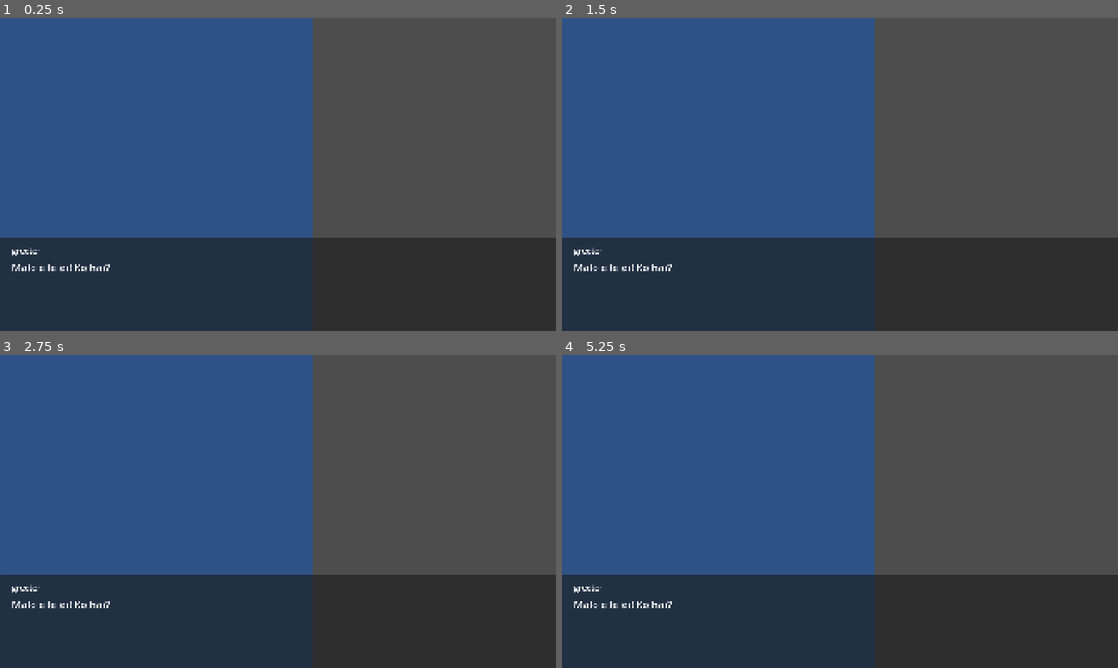
Above: before the commit, frames 1-4 (two rows, left to right).
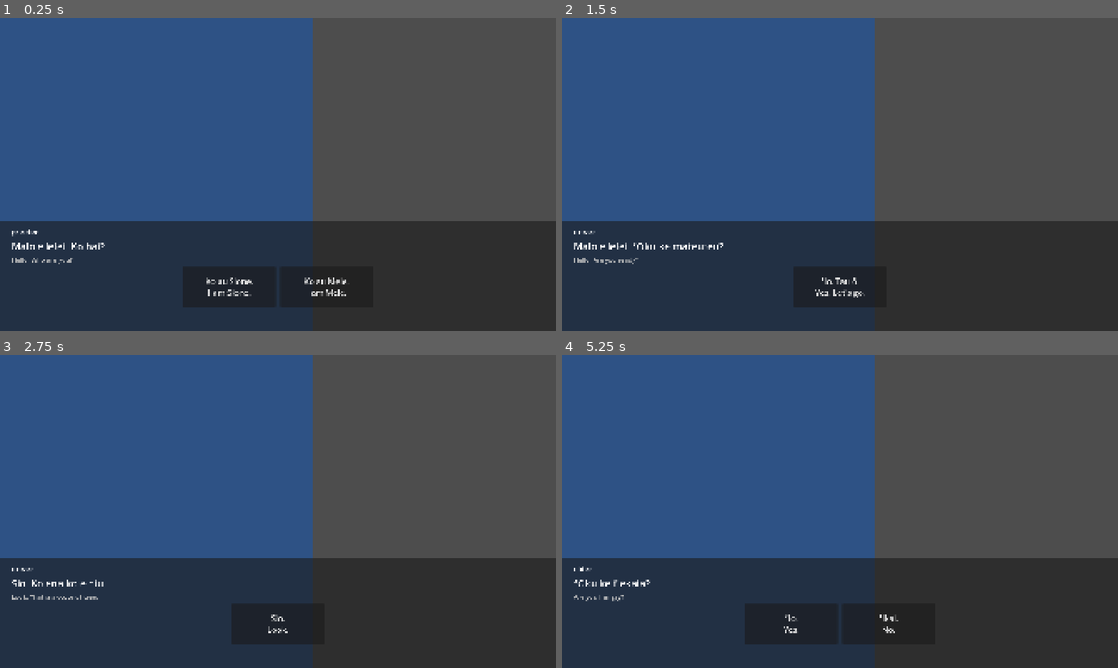
Above: after the commit, the same moments.

Repository: stackmochris/tongan-wedding-scroller
Game: Godot game, scene res://scenes/main.tscn
The game is run twice, just before and just after one commit, with the same random seed, the same clock (stepped at 60 frames per second) and the same inputs.
Inputs (mouse positions are in pixels of both pictures, inside the frame that each line leads up to):
- Up to frame 1 (0.25 s): no input
- Up to frame 2 (1.5 s): click (789, 287) at 0.5 s, where only the run after the commit has a clickable "Ko au Sione. I am Sione."; click (840, 287) at 1.25 s, where only the run after the commit has a clickable "Mālō. Thank you."
- Up to frame 3 (2.75 s): click (278, 624) at 2 s, where only the run after the commit has a clickable "ʻIo. Tau ō. Yes. Let's go."
- Up to frame 4 (5.25 s): click (840, 624) at 2.75 s, where only the run after the commit has a clickable "Sio. Look."; click (840, 624) at 3.5 s, where only the run after the commit has a clickable "ʻIo. Yes."; click (840, 624) at 4.25 s, where only the run after the commit has a clickable "Malo e lelei. Hello."; click (840, 624) at 5 s, where only the run after the commit has a clickable "Mālō. Thank you."

The runs differ from the first frame. In frame 1, 8.7% of the frame differs, in the area x 0-100%, y 64-93%; in frame 2, 7.7%; in frame 3, 7.7%; in frame 4, 8.6%.
Error before the commit: Invalid assignment of property or key 'text' with value of type 'String' on a base object of type 'null instance'. (res://scripts/ui/dialogue_box.gd:17)

Commit message:
Add English label for review mode

Diff:
--- a/scenes/ui/dialogue_box.tscn
+++ b/scenes/ui/dialogue_box.tscn
@@ -10,7 +10,7 @@
 anchor_top = 1.0
 anchor_right = 1.0
 anchor_bottom = 1.0
-offset_top = -320.0
+offset_top = -380.0
 grow_horizontal = 2
 grow_vertical = 0
 
@@ -20,23 +20,30 @@
 anchor_right = 1.0
 anchor_bottom = 1.0
 offset_left = 40.0
-offset_top = 24.0
+offset_top = 20.0
 offset_right = -40.0
-offset_bottom = -24.0
+offset_bottom = -20.0
 grow_horizontal = 2
 grow_vertical = 2
-theme_override_constants/separation = 12
+theme_override_constants/separation = 8
 
 [node name="Speaker" type="Label" parent="Panel/VBox"]
 layout_mode = 2
-theme_override_font_sizes/font_size = 28
+theme_override_font_sizes/font_size = 26
 text = "Speaker"
 
 [node name="Line" type="Label" parent="Panel/VBox"]
 layout_mode = 2
-theme_override_font_sizes/font_size = 36
+theme_override_font_sizes/font_size = 34
 autowrap_mode = 3
 text = "Line text"
+
+[node name="English" type="Label" parent="Panel/VBox"]
+layout_mode = 2
+theme_override_font_sizes/font_size = 22
+theme_override_colors/font_color = Color(0.75, 0.75, 0.75, 1)
+autowrap_mode = 3
+text = "English translation"
 
 [node name="Choices" type="HBoxContainer" parent="Panel/VBox"]
 layout_mode = 2
